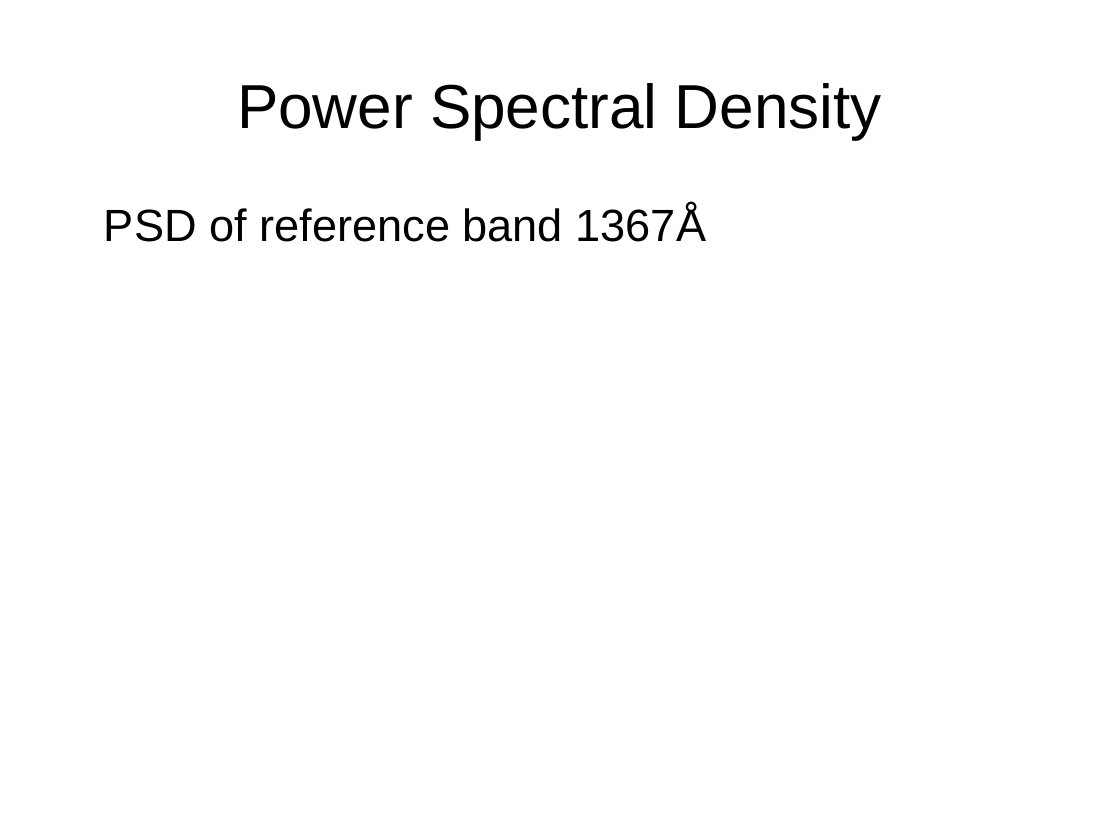
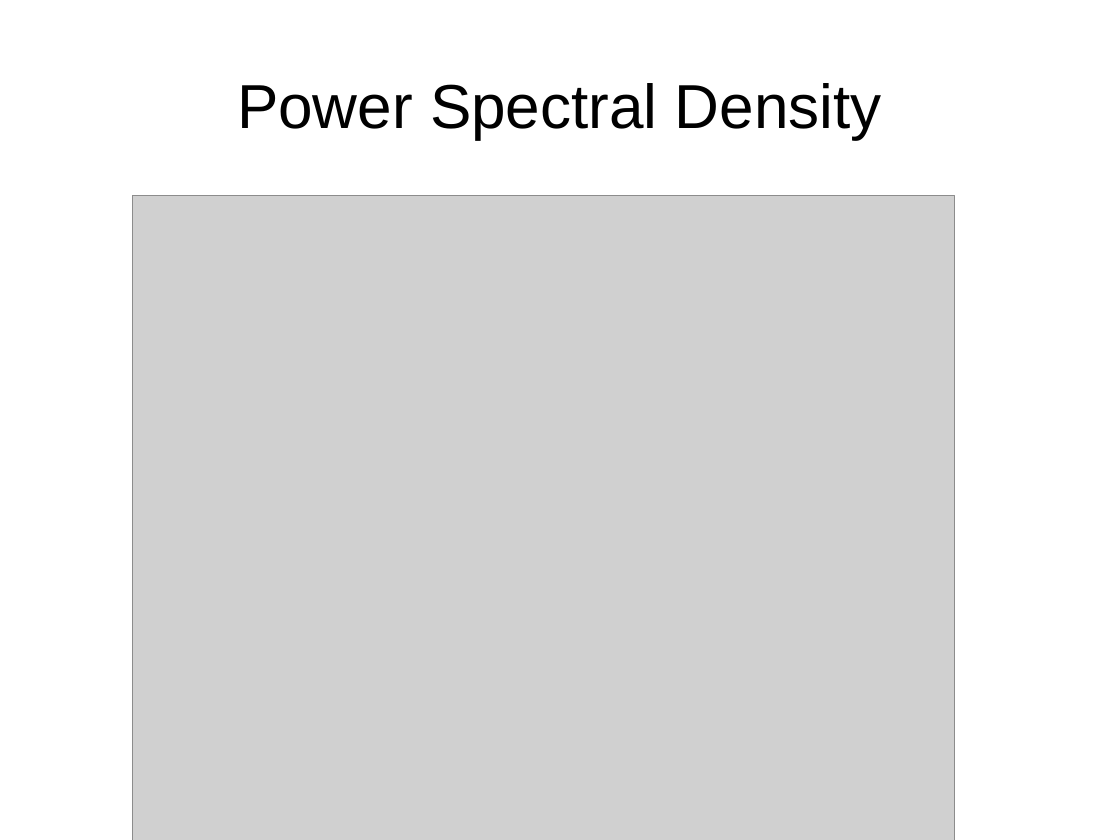
Before and after one commit to othocaes/fourier-agn, a slide deck: slide 10 of pres/final/final.odp. Drawn at 1120x840 pixels with LibreOffice and Linux fonts; fonts in the diff are those of the drawing; grey boxes stand for pictures. Boxes give left, top, right and bottom in pixels: in the first picture for what was removed or moved away, otherwise in the second. Text is boxed around its words. In the diff, an @@ line names an element or a change of style, - is before the commit and + after.

```diff
--- a/pres/final/final.odp
+++ b/pres/final/final.odp
@@ text removed at (104, 206, 707, 242) @@
-PSD of reference band 1367Å
@@ picture added at (132, 195, 955, 840) @@
```
Also in this commit, not shown: 7 other slides changed, 7 other files.
